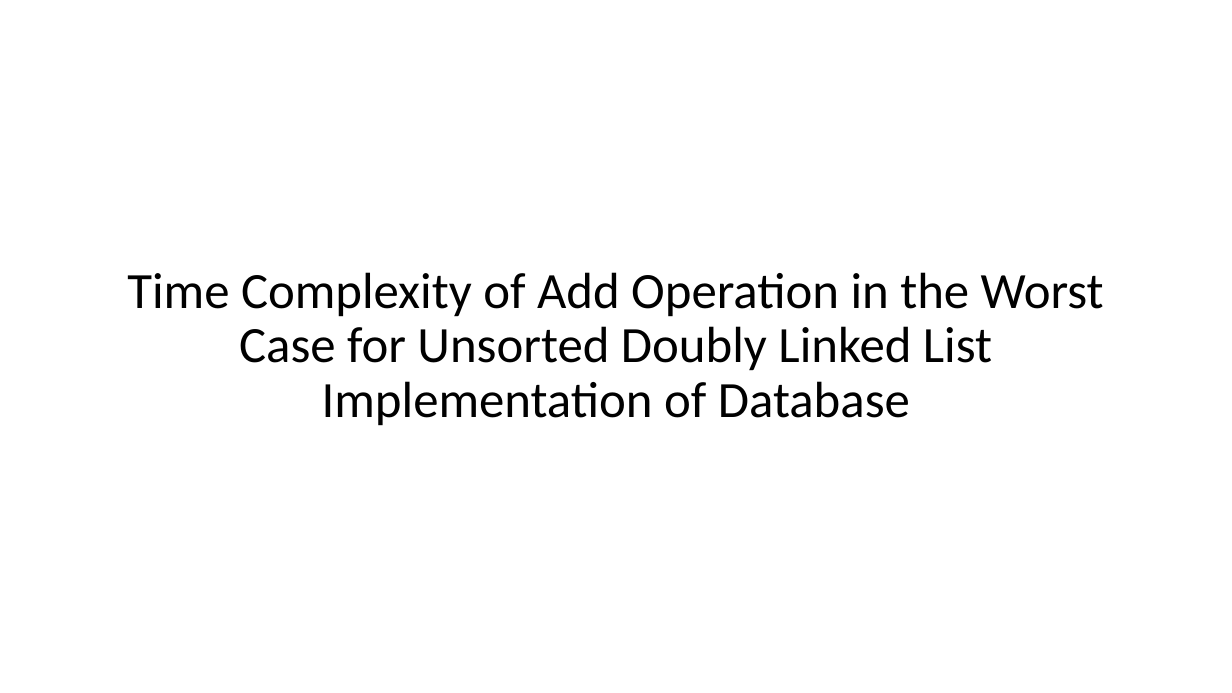
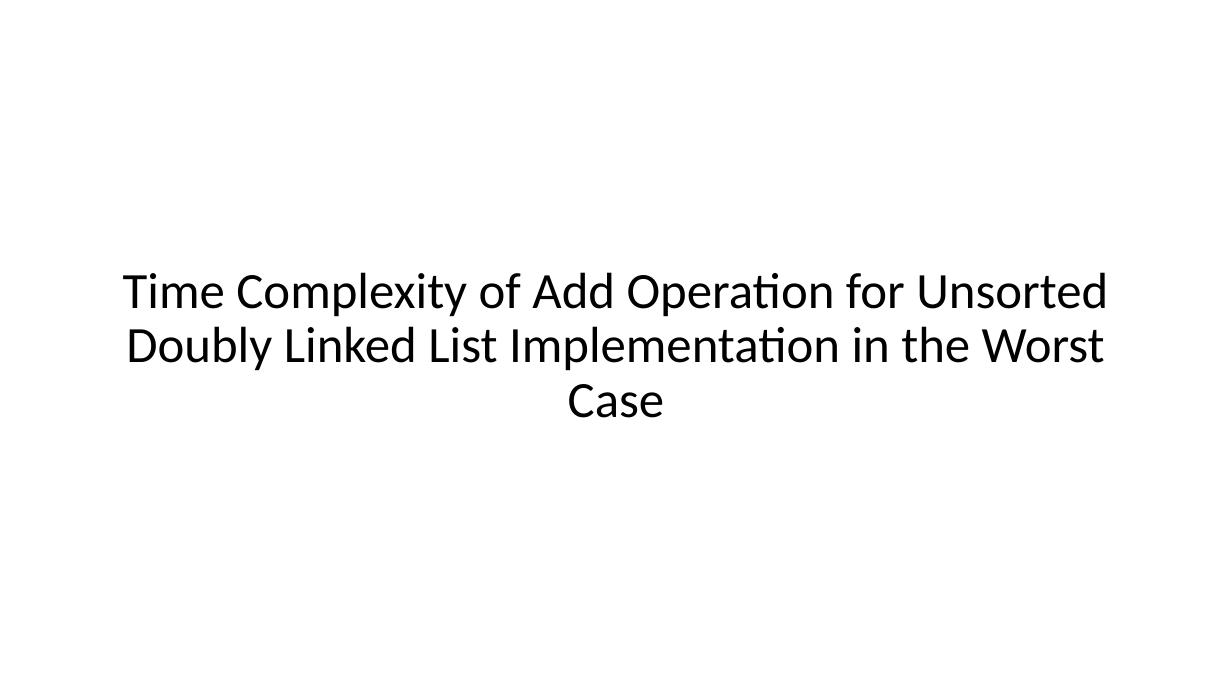
Before and after one commit to jpvail/PasswordVault, a slide deck: slide 5 of PreformanceAnalysis.pptx (slide 4 before the commit). Drawn at 1232x693 pixels with LibreOffice and Linux fonts; fonts in the diff are those of the drawing. Boxes give left, top, right and bottom in pixels: in the first picture for what was removed or moved away, otherwise in the second. Text is boxed around its words. In the diff, an @@ line names an element or a change of style, - is before the commit and + after.

```diff
--- a/PreformanceAnalysis.pptx
+++ b/PreformanceAnalysis.pptx
@@ title at (123, 272, 1108, 418): text changed @@
-Time Complexity of Add Operation in the Worst Case for Unsorted Doubly Linked List Implementation of Database
+Time Complexity of Add Operation for Unsorted Doubly Linked List Implementation in the Worst Case
```
Also in this commit, not shown: 8 other slides changed, 1 slide added, 14 other files.
